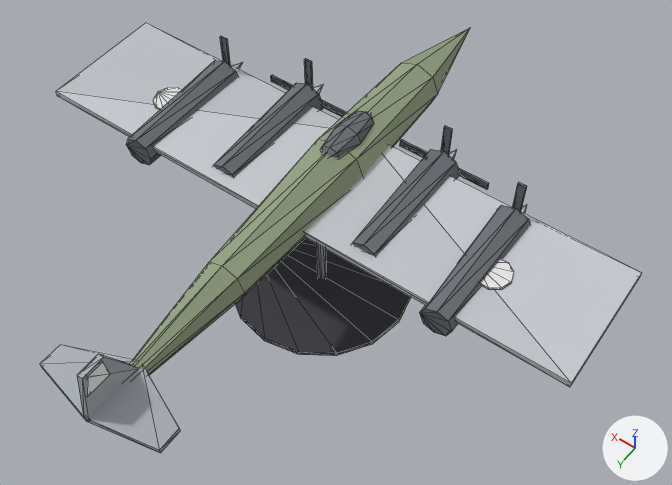
The glTF model csharp/Unciv.Godot/Packs/units/models/unit/B17.glb as it was, and as the next commit left it.
Rendered twice from a 50 mm camera at (-0.789, 1.046, 1.812) aimed at (-0.061, 0.027, 0.209). Arrows for +X, +Y and +Z are at lower right; the lights stay in place. The first picture is the older version. Mesh edges are drawn as thin lines. Vertices at exactly the same position are counted once.

In view in the first picture: 'Body'.
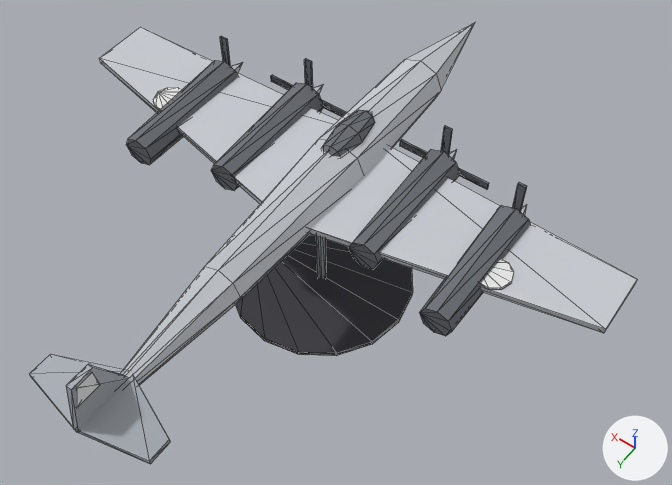
Diff of the bpy script that builds the scene:
```diff
--- a/csharp/Unciv.Godot/Packs/units/models/unit/B17.glb.py
+++ b/csharp/Unciv.Godot/Packs/units/models/unit/B17.glb.py
@@ me_body @@
 # used by ob_body; location = (0.0, 0.0, 0.0)
 # verts and faces of me_body; kept vertices keep their numbers, new ones are numbered from 347
 # before: 300 (-0.65, -0.17, 0.347) at pixel (641, 272), 301 (-0.65, -0.17, 0.333) at pixel (639, 277), 303 (-0.65, 0.13, 0.347) at pixel (571, 383), 304 (-0.65, 0.13, 0.333) at pixel (569, 387)
 # before: 307 (0.65, -0.17, 0.333), 308 (0.65, -0.17, 0.347) at pixel (145, 22), 309 (0.65, 0.13, 0.333) at pixel (57, 96), 310 (0.65, 0.13, 0.347) at pixel (55, 91)
-me_body.from_pydata(...)  # 347 vertices, 594 faces; spans x -0.65..0.65, y -0.625..0.685, z 0.0..0.47
+me_body.from_pydata(...)  # 347 vertices, 594 faces; spans x -0.65..0.65, y -0.65..0.71, z 0.0..0.47
+# me_body part 1: the loose piece of 33 vertices spanning x -0.07..0.07, y -0.625..0.625, z 0.27..0.41 is scaled about its middle by (1, 1.04, 1), in mat_steel
+# me_body part 2
+# 28 vertices in x -0.144..0.144, y 0.545..0.685, z 0.344..0.47 move by (0.0, 0.025, 0.0)
+# me_body part 3
+verts[300] = (-0.65, -0.15, 0.347)  # moved, pixel (637, 279)
+verts[301] = (-0.65, -0.15, 0.333)  # moved, pixel (635, 283)
+verts[303] = (-0.65, -0.01, 0.347)  # moved, pixel (605, 329)
+verts[304] = (-0.65, -0.01, 0.333)  # moved, pixel (603, 333)
+# me_body part 4
+verts[307] = (0.65, -0.15, 0.333)  # moved
+verts[308] = (0.65, -0.15, 0.347)  # moved, pixel (140, 27)
+verts[309] = (0.65, -0.01, 0.333)  # moved, pixel (100, 63)
+verts[310] = (0.65, -0.01, 0.347)  # moved, pixel (99, 58)
+# me_body part 5: 144 kept faces spanning x -0.65..0.65, y -0.26..0.71, z 0.308..0.47 get new vertex colours; the middle colour goes from white #f5f5f5 to white #f6f6f6
+# other edits to the shape of me_body do not show in these pictures
 me_body.materials.append(mat_teamcolor)
@@ me_body @@
 me_body.materials.append(mat_grey)
-me_body.materials.append(mat_olive)
 me_body.materials.append(mat_shadow)
```

Where the change shows, as pixel boxes [x1, y1, x2, y2] in the pictures (672 x 485 px; the box of a moved part takes in the faces that stretch with it):
'Body', reshaped: before [40, 23, 641, 453]; after [30, 22, 637, 465]
part 1 of me_body, moved or reshaped: before [132, 27, 471, 375]; after [122, 22, 476, 385]
part 2 of me_body, moved or reshaped: before [40, 345, 180, 453]; after [30, 354, 170, 465]
part 3 of me_body, moved or reshaped: before [304, 146, 641, 387]; after [308, 146, 637, 333]
part 4 of me_body, moved or reshaped: before [56, 23, 338, 209]; after [99, 27, 338, 204]
part 5 of me_body, recoloured: before [41, 23, 641, 453]; after [32, 27, 605, 465]
